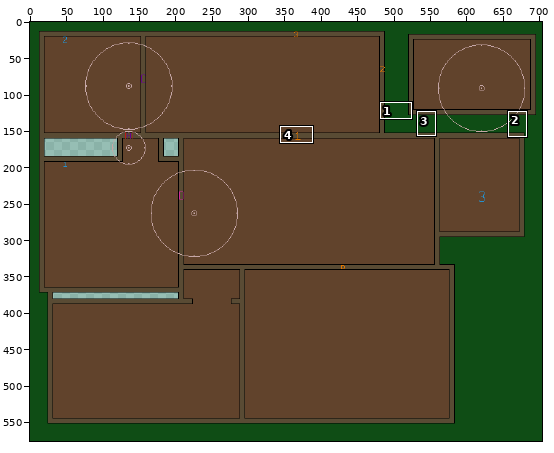
File history of a pixel-art file, Assets/Sprites/MapOne.ase. Above, an overview of the earlier version with the close-up marked.
Close-up. First the earlier version:
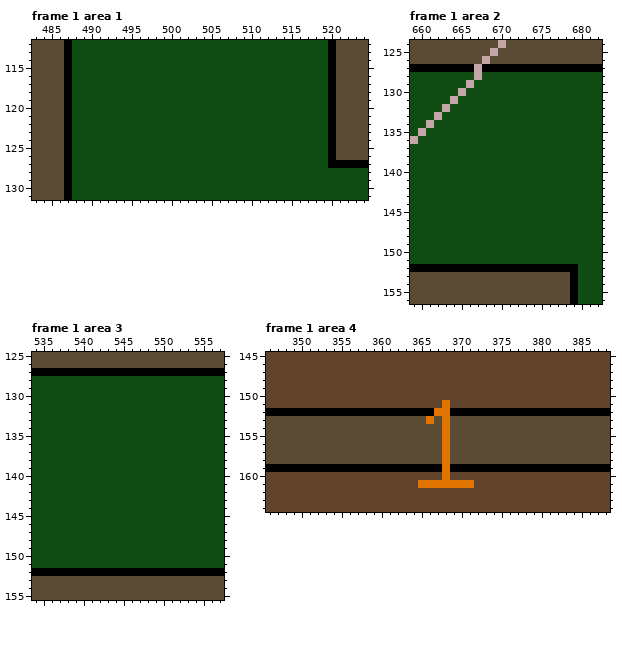
704x576 pixels, 4 frames. Colours within 5 levels of each other are drawn and written as one. Shown: frame 1 area 1: x 483..524, y 112..131; frame 1 area 2: x 659..682, y 124..156; frame 1 area 3: x 534..557, y 125..155; frame 1 area 4: x 346..388, y 145..164. The commit also changed other frames or places, which this record leaves out.
After the commit:
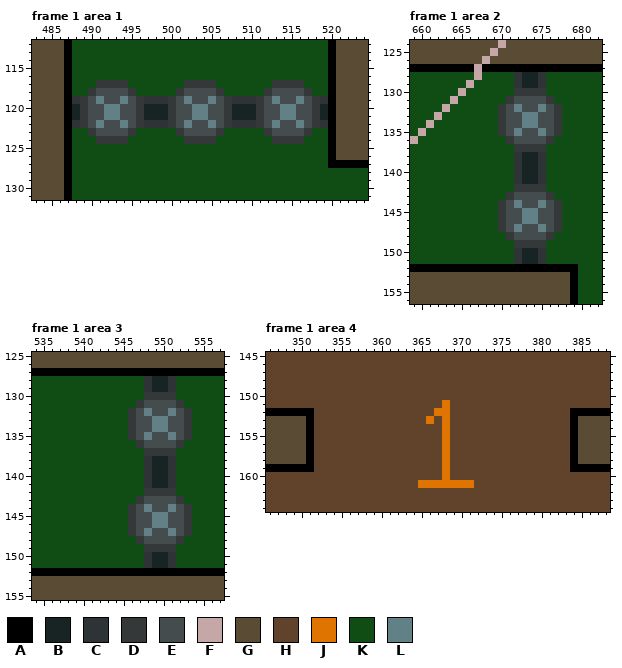
Palette (. is transparent): A #000000  B #182324  C #2e3335  D #353839  E #454c4d  F #c6a7a7  G #594b34  H #61432c  J #df7500  K #0f4d15  L #628186
Change:
Changed rows in their new state; - is an unchanged pixel.
Frame 1 area 1, layer "Main":
first column x 488:
117 ---DDDD-------DDDD-------DDDD---
118 --DEEEED-----DEEEED-----DEEEED--
119 CDELEELEDCCCDELEELEDCCCDELEELEDC
120 BDEELLEEDBBBDEELLEEDBBBDEELLEEDB
121 BDEELLEEDBBBDEELLEEDBBBDEELLEEDB
122 CDELEELEDCCCDELEELEDCCCDELEELEDC
123 --DEEEED-----DEEEED-----DEEEED--
124 ---DDDD-------DDDD-------DDDD---
Frame 1 area 2, layer "Main":
first column x 670:
128 --CBBC--
129 --CBBC--
130 --DDDD--
131 -DEEEED-
132 DELEELED
133 DEELLEED
134 DEELLEED
135 DELEELED
136 -DEEEED-
137 --DDDD--
138 --CBBC--
139 --CBBC--
140 --CBBC--
141 --CBBC--
142 --DDDD--
143 -DEEEED-
144 DELEELED
145 DEELLEED
146 DEELLEED
147 DELEELED
148 -DEEEED-
149 --DDDD--
150 --CBBC--
151 --CBBC--
Frame 1 area 3, layer "Main":
first column x 546:
128 --CBBC--
129 --CBBC--
130 --DDDD--
131 -DEEEED-
132 DELEELED
133 DEELLEED
134 DEELLEED
135 DELEELED
136 -DEEEED-
137 --DDDD--
138 --CBBC--
139 --CBBC--
140 --CBBC--
141 --CBBC--
142 --DDDD--
143 -DEEEED-
144 DELEELED
145 DEELLEED
146 DEELLEED
147 DELEELED
148 -DEEEED-
149 --DDDD--
150 --CBBC--
151 --CBBC--
Frame 1 area 4, layer "Main":
first column x 351:
152 -HHHHHHHHHHHHHHH--HHHHHHHHHHHHHHH-
153 AHHHHHHHHHHHHHH-H-HHHHHHHHHHHHHHHA
154 AHHHHHHHHHHHHHHHH-HHHHHHHHHHHHHHHA
155 AHHHHHHHHHHHHHHHH-HHHHHHHHHHHHHHHA
156 AHHHHHHHHHHHHHHHH-HHHHHHHHHHHHHHHA
157 AHHHHHHHHHHHHHHHH-HHHHHHHHHHHHHHHA
158 AHHHHHHHHHHHHHHHH-HHHHHHHHHHHHHHHA
159 -HHHHHHHHHHHHHHHH-HHHHHHHHHHHHHHH-
Where, in picture pixels (left, top, right, bottom), the same in both close-ups:
changed: (72, 80, 328, 144)
changed: (498, 72, 562, 264)
changed: (128, 376, 192, 568)
changed: (306, 408, 578, 472)
